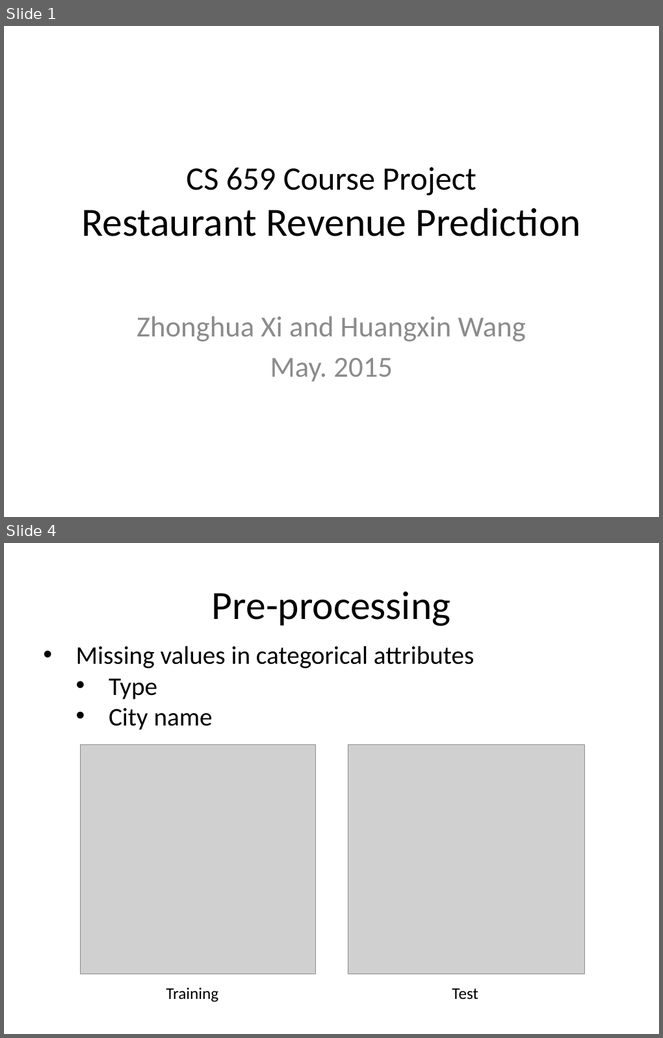
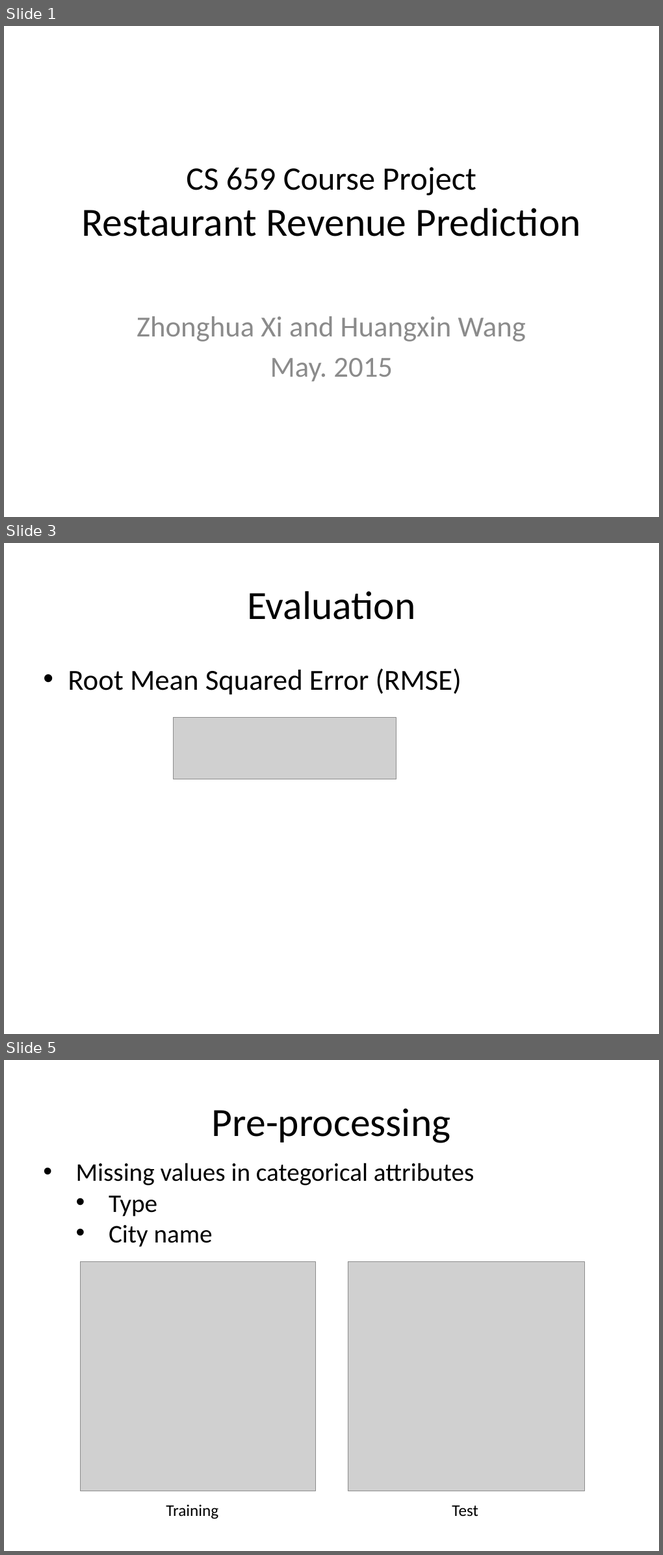
Before and after one commit to hxwang/revenue-prediction, a slide deck: doc/report/revenue-prediction.pptx. Shown one above the other, each under a label of ours: slides 1 and 4 before the commit, slides 1, 3 and 5 after it; the slides between them are not shown. The pictures are 663x1038 and 663x1555 pixels, drawn with LibreOffice and Linux fonts; fonts in the diff are those of the drawing; grey boxes stand for pictures. Boxes give left, top, right and bottom in pixels: in the first picture for what was removed or moved away, otherwise in the second. Text is boxed around its words. In the diff, an @@ line names an element or a change of style, - is before the commit and + after.

```diff
--- a/doc/report/revenue-prediction.pptx
+++ b/doc/report/revenue-prediction.pptx
@@ slide 3 added at box(4, 543, 659, 1034), background #FFFFFF @@
@@ title added at box(247, 591, 416, 620), 44 pt, text #000000 @@
+Evaluation
@@ text added at box(68, 668, 462, 695), 32 pt, text #000000 @@
+• Root Mean Squared Error (RMSE)
@@ picture added at box(173, 718, 397, 780) @@
@@ what was slide 4 is now slide 5 @@
```
Also in this commit, not shown: 2 slides changed, 5 other slides added, 1 slide removed, 1 other file.
